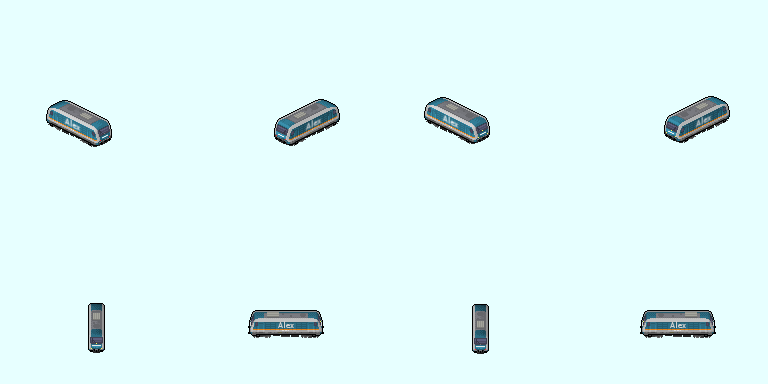
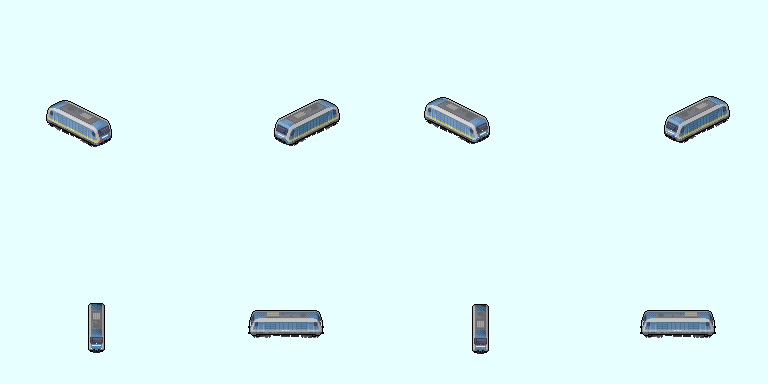
Two versions of the same layered image (w=768, h=384). Layer-by-layer changes:
hid "Alex #4" over [670,321,686,328]
hid "Alex #3" over [278,321,294,328]
hid "Alex #1" over [295,104,717,131]
hid "Alex #2" over [59,105,469,132]
added layer "Visible" above "er20.png-Kopie" over [47,97,729,351]
